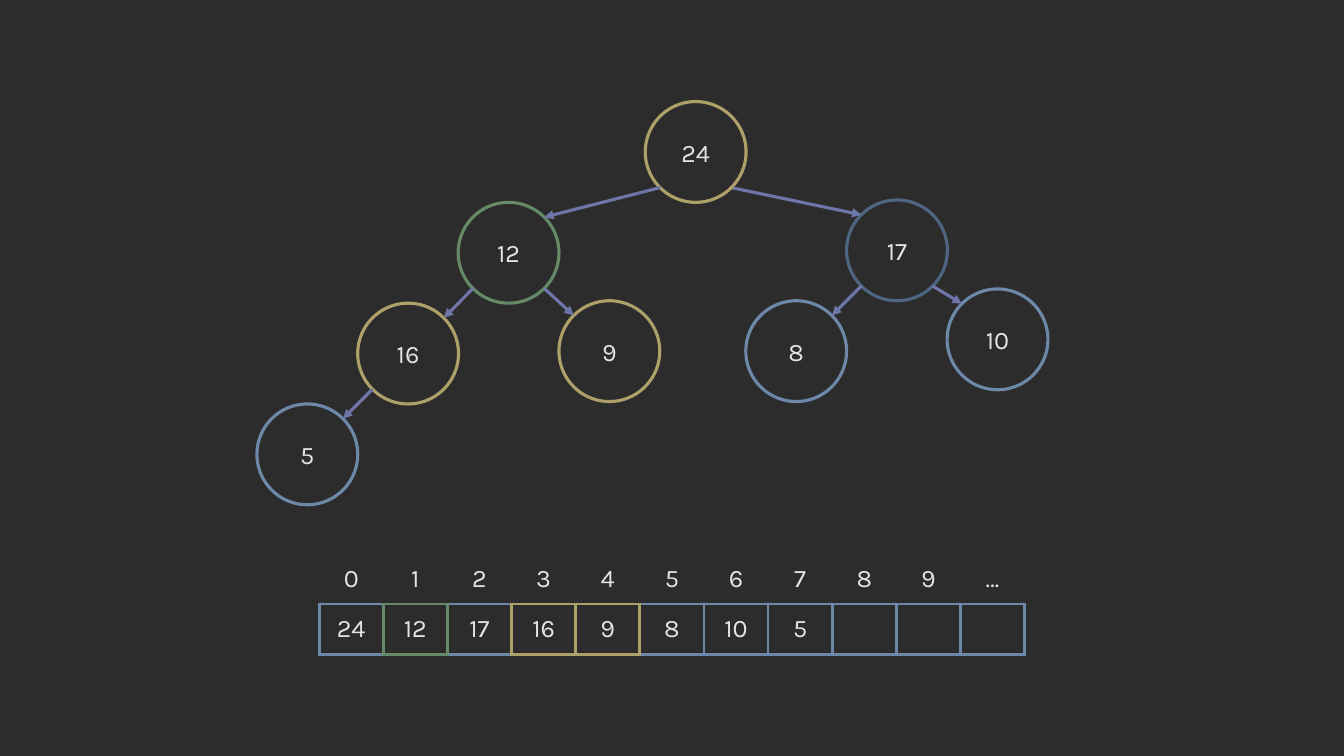
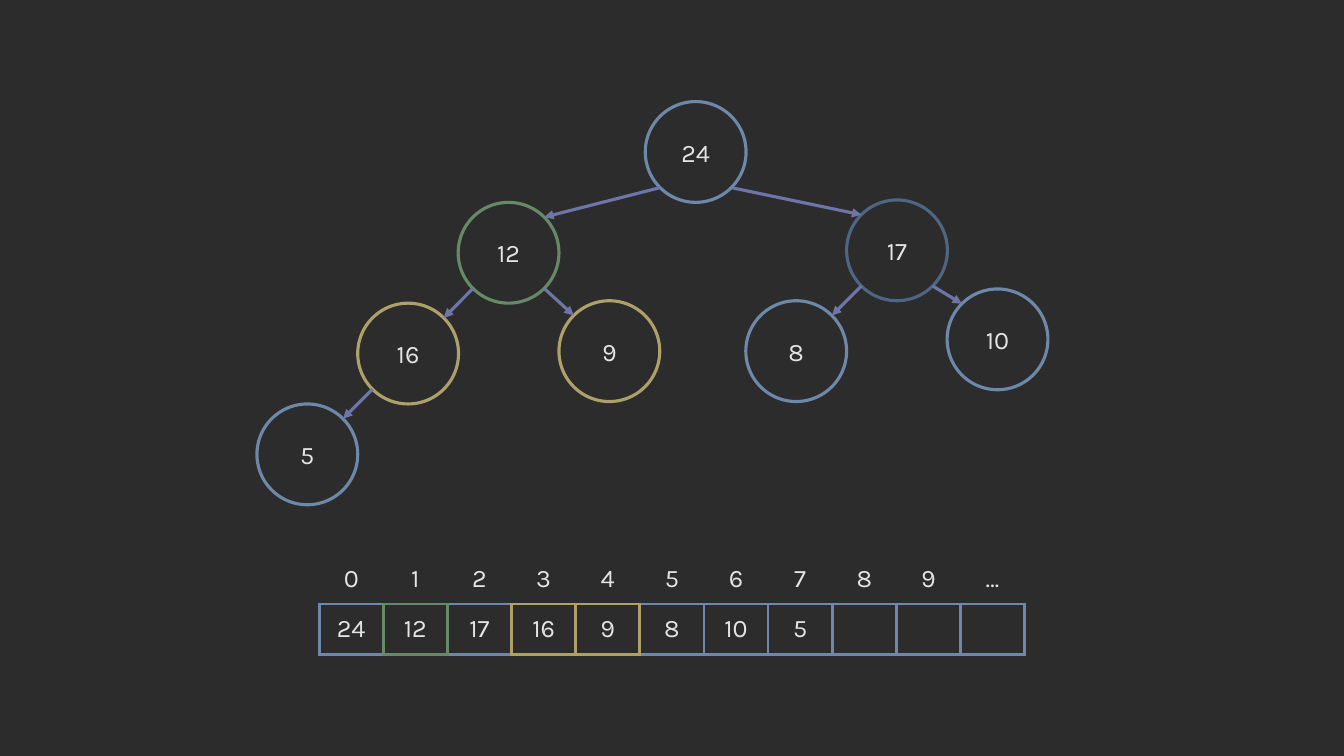
Before and after one commit to COP3530/edugator-content, a slide deck: slide 31 of heaps/heaps/images-ppt.pptx. Drawn at 1344x756 pixels with LibreOffice and Linux fonts; fonts in the diff are those of the drawing. Boxes give left, top, right and bottom in pixels: in the first picture for what was removed or moved away, otherwise in the second. Text is boxed around its words. In the diff, an @@ line names an element or a change of style, - is before the commit and + after.

```diff
--- a/heaps/heaps/images-ppt.pptx
+++ b/heaps/heaps/images-ppt.pptx
@@ ellipse "24" at (645, 102, 746, 203): outline #ADA069 2.25 pt to #6D88A8 2.25 pt @@
```
Also in this commit, not shown: 1 other slide changed, 2 other files.
